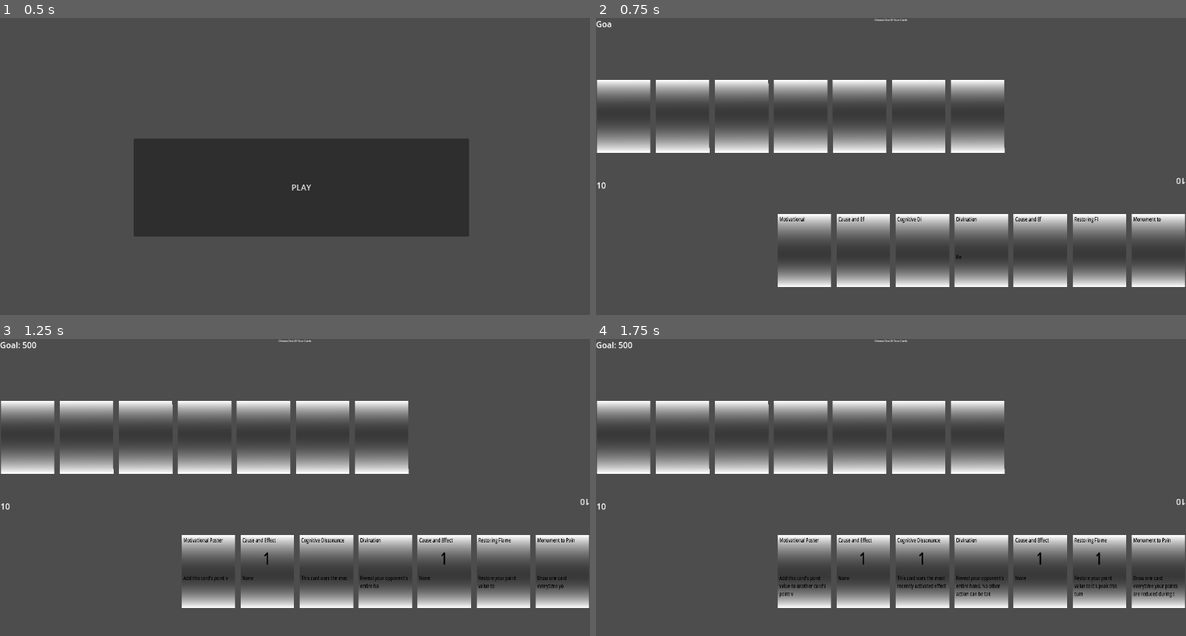
Above: before the commit, frames 1-4 (two rows, left to right).
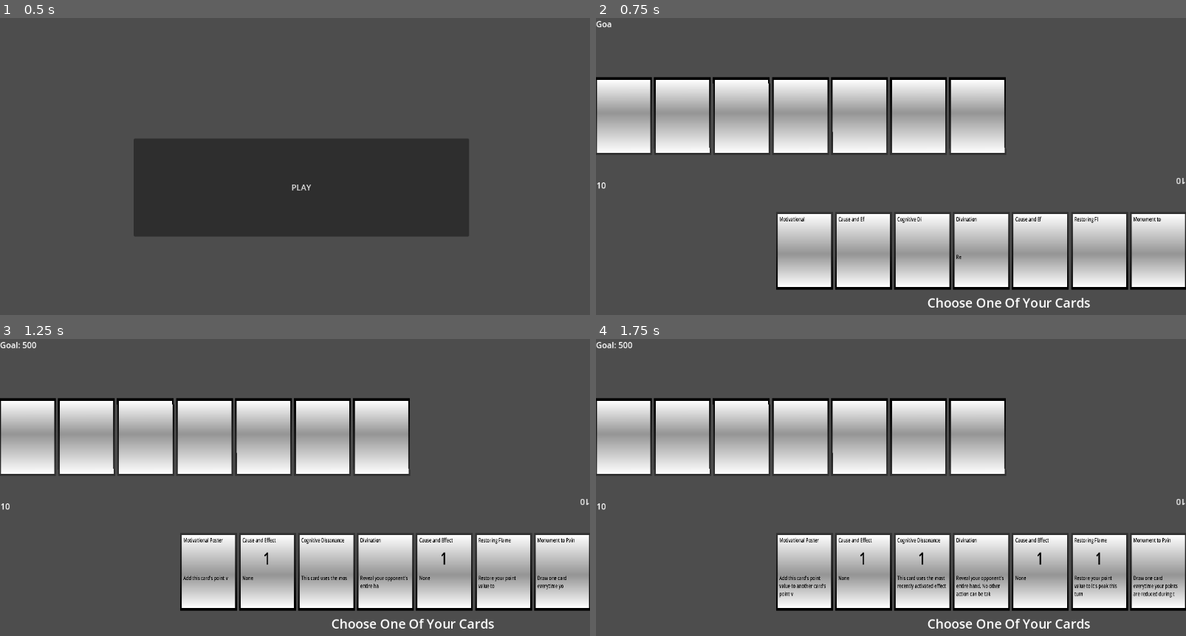
Above: after the commit, the same moments.

Repository: Odeguy/cardgameagain
Game: Godot game, scene res://menu.tscn
The game is run twice, just before and just after one commit, with the same random seed, the same clock (stepped at 60 frames per second) and the same inputs.
Inputs (mouse positions are in pixels of both pictures, inside the frame that each line leads up to):
- Up to frame 1 (0.5 s): no input
- Up to frame 2 (0.75 s): click "PLAY" at 0.5 s
- Up to frame 3 (1.25 s): no input
- Up to frame 4 (1.75 s): move the mouse to (1020, 487) at 1.27 s; click (1020, 487) at 1.42 s

Frame 1 is identical in both runs. In frame 2, 32% of the frame differs, in the area x 0-100%, y 0-98%; in frame 3, 31%; in frame 4, 31%.

Commit message:
fixed highlight card, finished text prompt method and changed card look

Diff:
--- a/card.tscn
+++ b/card.tscn
@@ -7,11 +7,20 @@
 
 [sub_resource type="Gradient" id="Gradient_kikvd"]
 offsets = PackedFloat32Array(0, 0.545455, 1)
-colors = PackedColorArray(1, 1, 1, 1, 0, 0, 0, 0.254902, 1, 1, 1, 1)
+colors = PackedColorArray(1, 1, 1, 1, 0.585062, 0.585062, 0.585062, 1, 1, 1, 1, 1)
 
 [sub_resource type="GradientTexture2D" id="GradientTexture2D_rjlel"]
 gradient = SubResource("Gradient_kikvd")
 fill_to = Vector2(0, 1)
+
+[sub_resource type="Gradient" id="Gradient_rjlel"]
+offsets = PackedFloat32Array(0, 0.987013)
+colors = PackedColorArray(0, 0, 0, 1, 0.194349, 0.194349, 0.194349, 1)
+
+[sub_resource type="GradientTexture2D" id="GradientTexture2D_q5obu"]
+gradient = SubResource("Gradient_rjlel")
+fill_from = Vector2(0, 1)
+fill_to = Vector2(0, 0)
 
 [node name="Card" type="Node2D"]
 scale = Vector2(0.85, 0.85)
@@ -58,3 +67,9 @@
 offset_bottom = 278.0
 scale = Vector2(0.1, 0.1)
 scroll_active = false
+
+[node name="Border" type="Sprite2D" parent="Body"]
+z_index = -1
+position = Vector2(1.7647, -6.19888e-06)
+scale = Vector2(2.04044, 2.79412)
+texture = SubResource("GradientTexture2D_q5obu")
--- a/game_script.gd
+++ b/game_script.gd
@@ -12,9 +12,11 @@
 var points_goal
 var text_break = 0.07
 var turn_count
+var screen_size = get_viewport_rect().size
 
 #initializes a new game
 func _ready():
+	screen_size = get_viewport_rect().size
 	turn_count = 0
 	points_goal = 500
 	gameover = false
@@ -23,7 +25,7 @@
 	opponent = table_scene.instantiate()
 	add_child(player)
 	add_child(opponent)
-	for i in range(7):
+	for i in range(14):
 		player.add_to_deck(random_card())
 		opponent.add_to_deck(random_card())
 	opponent.switch_side()
@@ -134,9 +136,9 @@
 func text_prompt(prompt: String) -> Object: #returns the label so that it can be deleted
 	var sign = RichTextLabel.new()
 	sign.horizontal_alignment = HORIZONTAL_ALIGNMENT_CENTER
-	sign.push_font_size(5)
+	sign.push_font_size(25)
 	sign.append_text(prompt)
-	sign.set_position(player.position)
+	sign.set_position(Vector2(screen_size.x / 5, screen_size.y * 5 / 6))
 	sign.set_size(player.get_size())
 	add_child(sign)
 	return sign
@@ -167,24 +169,29 @@
 	new_card.font_size = card.font_size
 	return new_card
 
-
+var highlight
+var highlight_button
 func highlight_card(card: Object) -> void:
 	if card == null: return
-	var projection = duplicate_card(card)
-	projection.switch_side("front")
-	projection.position = Vector2(projection.get_size().x, player.get_hand_y())
-	var button = Button.new()
-	button.text = "OK"
-	button.position = Vector2(projection.position.x - 15, projection.position.y - projection.get_size().y / 1.5)
-	button.pressed.connect(_on_button_pressed.bind(button))
-	add_child(projection)
-	add_child(button)
-	projection.show()
-	button.show()
-	while(button.text == "OK"):
+	remove_child(highlight)
+	remove_child(highlight_button)
+	highlight = duplicate_card(card)
+	highlight.switch_side("front")
+	highlight.position = Vector2(highlight.get_size().x, player.get_hand_y())
+	highlight_button = Button.new()
+	highlight_button.text = "OK"
+	highlight_button.position = Vector2(highlight.position.x - 15, highlight.position.y - highlight.get_size().y / 1.5)
+	highlight_button.pressed.connect(_on_button_pressed.bind(highlight_button))
+	add_child(highlight)
+	add_child(highlight_button)
+	highlight.show()
+	highlight_button.show()
+	while(highlight_button.text == "OK" and highlight != null):
 		await get_tree().process_frame
-	projection.queue_free()
-	button.queue_free()
+	highlight.queue_free()
+	highlight_button.queue_free()
+	highlight = null
+	highlight_button = null
 
 func _on_button_pressed(button):
 	if button.text == "OK": button.text = "COOL"
--- a/table_script.gd
+++ b/table_script.gd
@@ -52,6 +52,7 @@
 			card.position.x = screen_size.x - (start + increment * increments + card.get_size().x / 2)
 			card.position.y = screen_size.y - area_size.y * 4 / 3
 		card.rotation = $Area.rotation
+		card.z_index = increments
 		increments += 1
 		if side_switched: card.switch_side("back")
 		else: card.switch_side("front")
@@ -85,6 +86,9 @@
 		"add": card.set_points(card.get_points() + num)
 		"subtract": card.set_points(card.get_points() - num)
 	card.load_text(false)
+
+func get_area_position() -> Vector2:
+	return $Area.position
 
 func multiply_points(num: int):
 	change_points(num, "multiply")
Not shown: 1 places in card.tscn that only renumber resources
